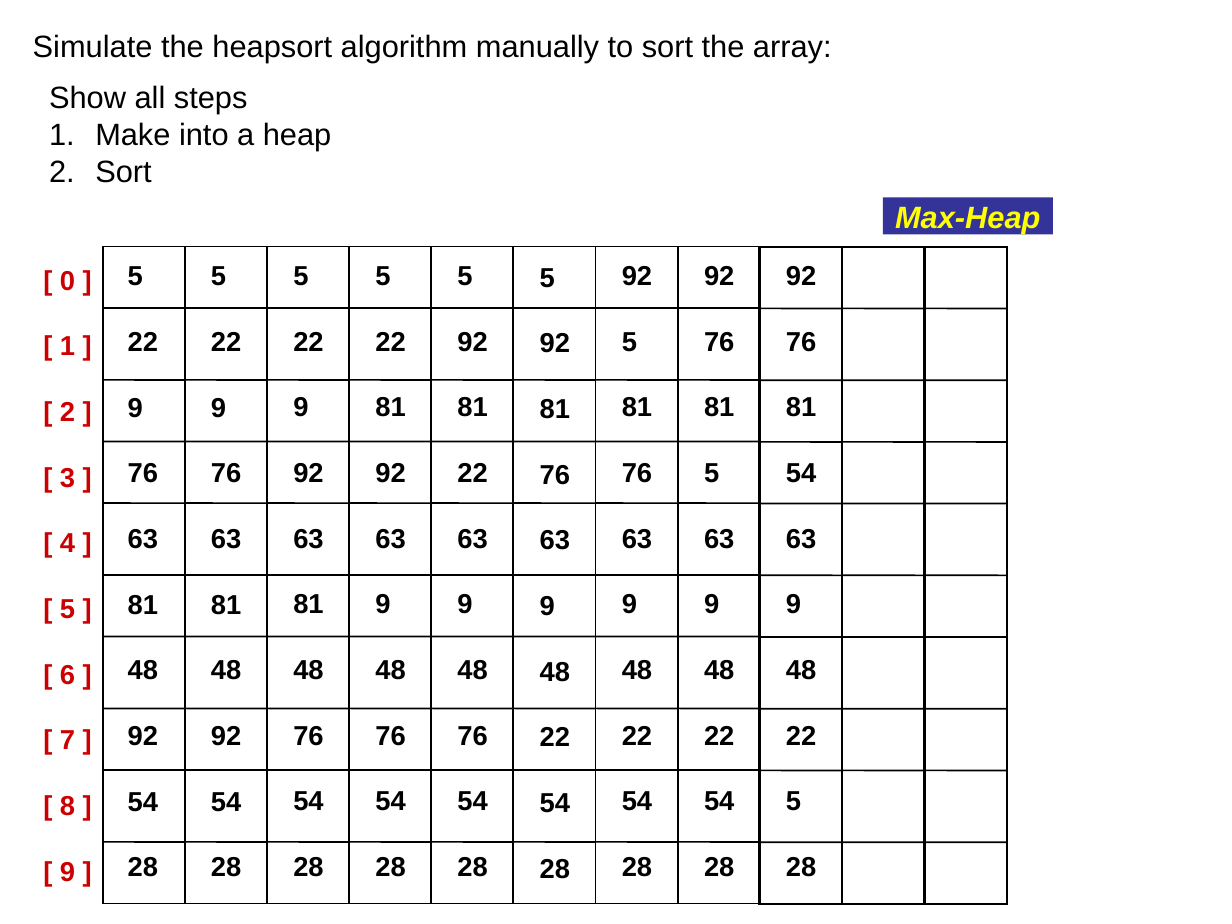
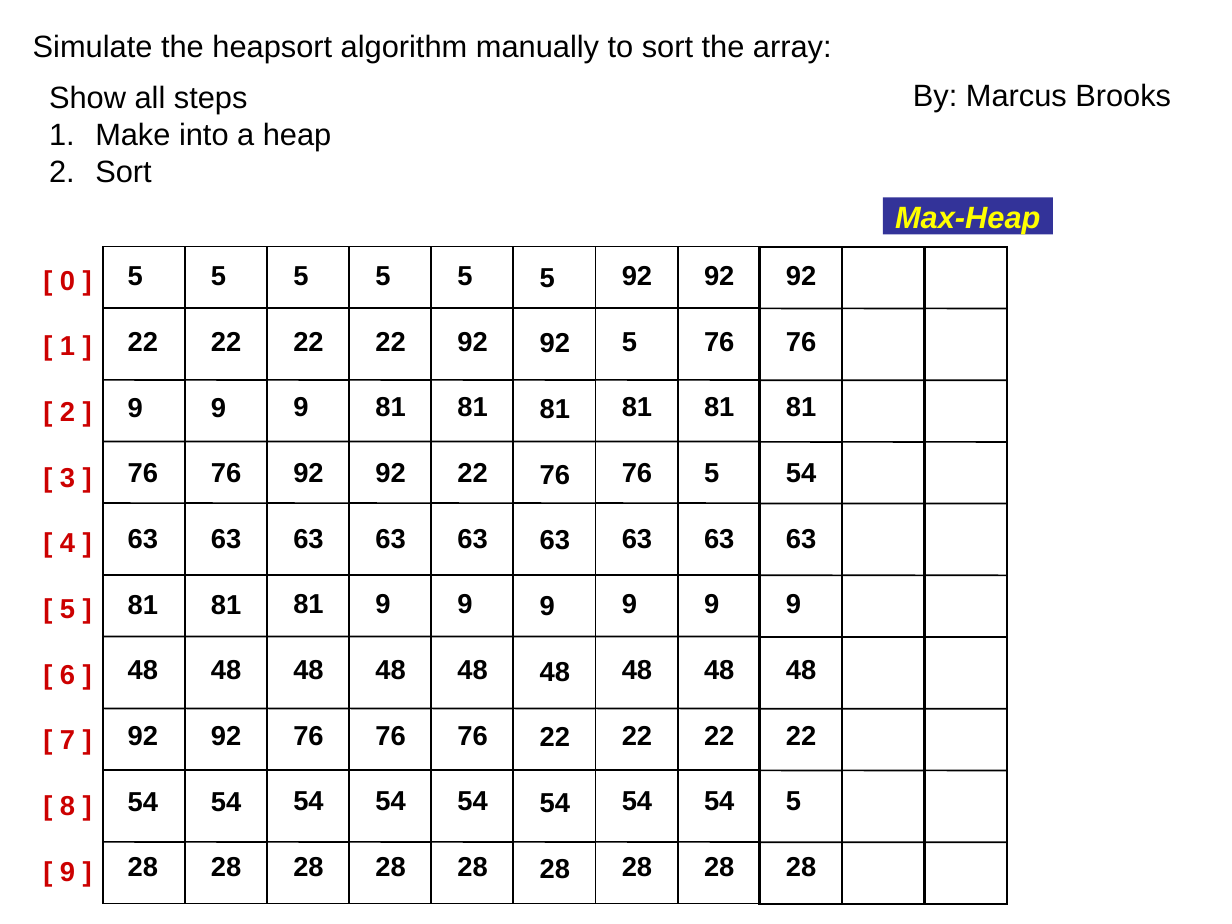
Before and after one commit to MarcusWebDev/CMSC_204, a slide deck: slide 2 of Labs/HeapSortLab/Heap Sort Worksheet - S2020.ppt. Drawn at 1232x924 pixels with LibreOffice and Linux fonts; fonts in the diff are those of the drawing. Boxes give left, top, right and bottom in pixels: in the first picture for what was removed or moved away, otherwise in the second. Text is boxed around its words. In the diff, an @@ line names an element or a change of style, - is before the commit and + after.

```diff
--- a/Labs/HeapSortLab/Heap Sort Worksheet - S2020.ppt
+++ b/Labs/HeapSortLab/Heap Sort Worksheet - S2020.ppt
@@ text added at (913, 83, 1171, 112), 18 pt, text #000000 @@
+By: Marcus Brooks
```
Also in this commit, not shown: 14 other files.
